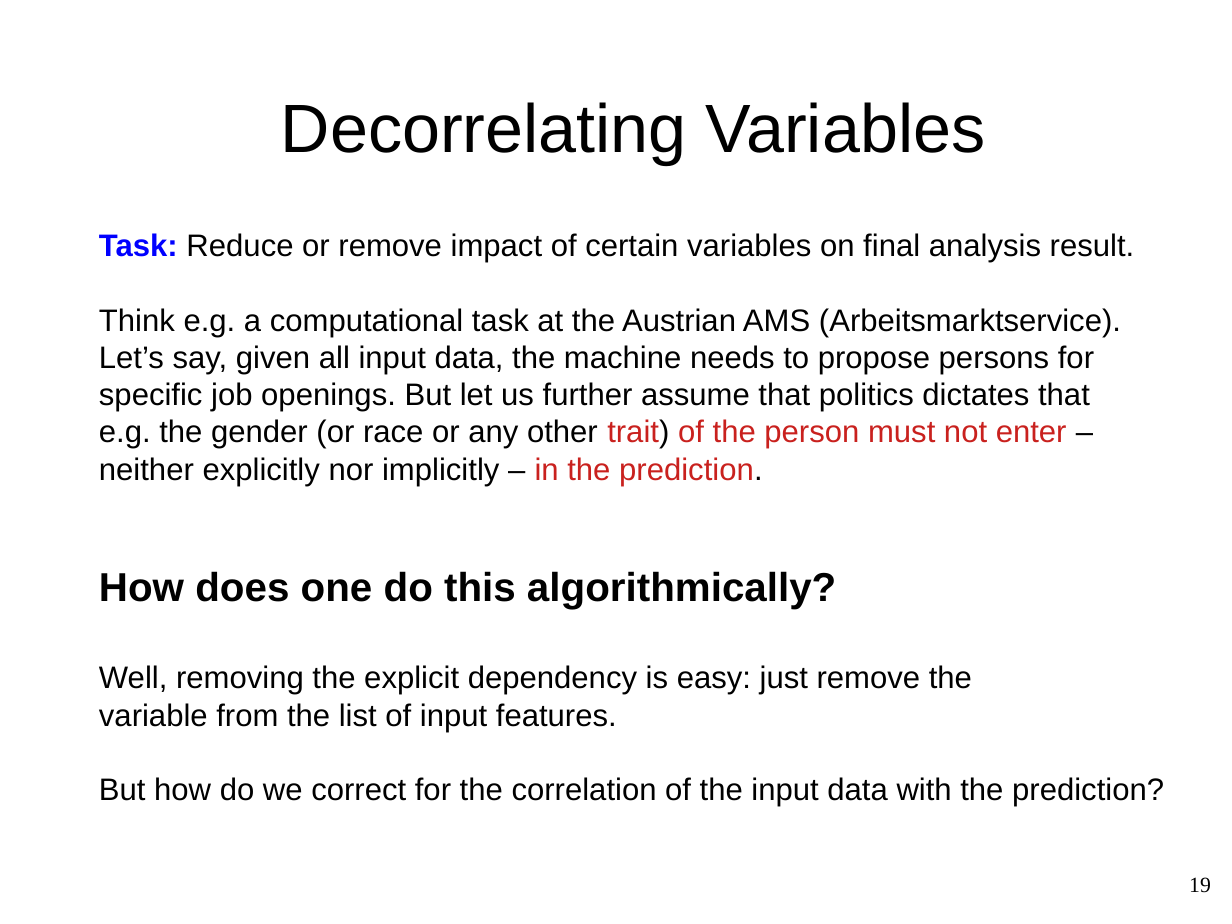
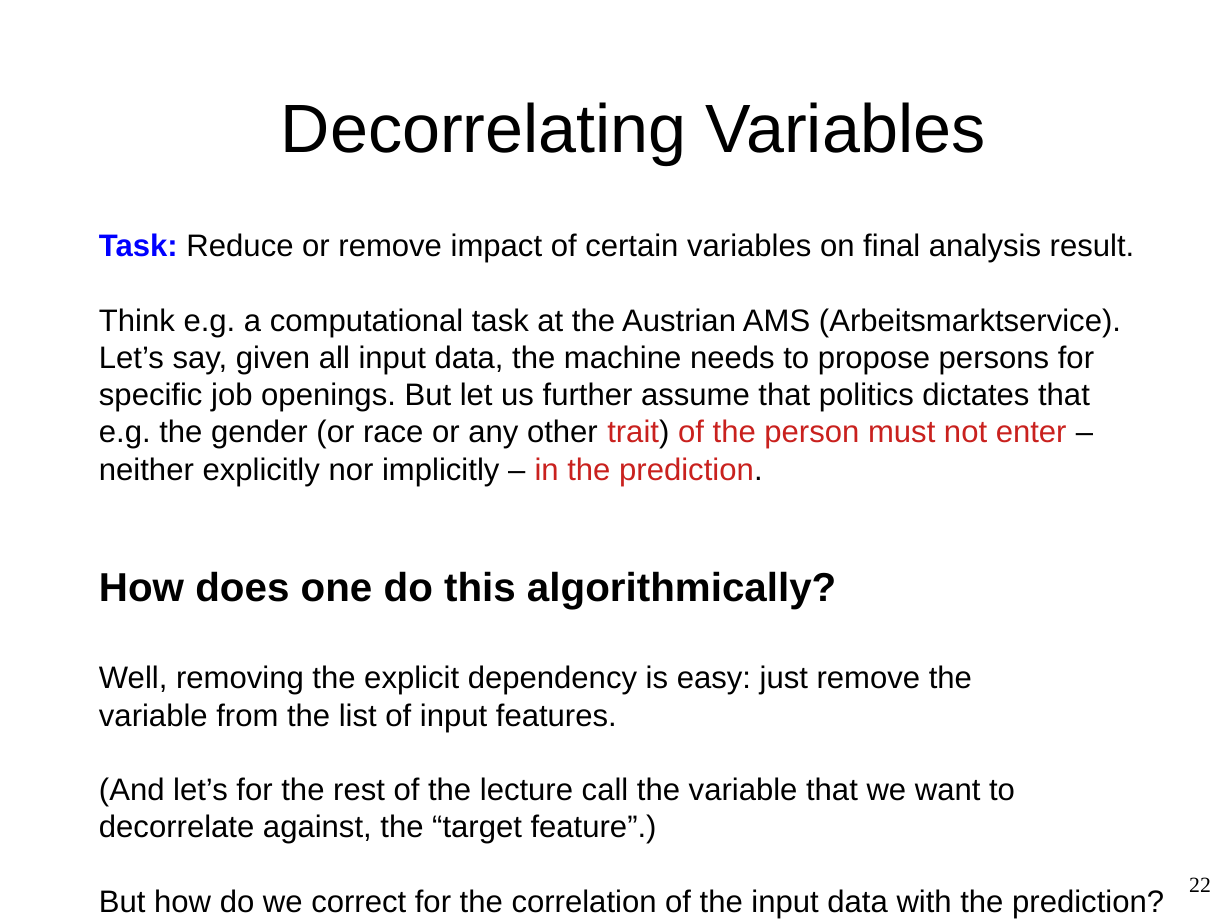
Before and after one commit to WolfgangWaltenberger/winterschool, a slide deck: slide 22 of systematics.odp (slide 19 before the commit). Drawn at 1232x924 pixels with LibreOffice and Linux fonts; fonts in the diff are those of the drawing. Boxes give left, top, right and bottom in pixels: in the first picture for what was removed or moved away, otherwise in the second. Text is boxed around its words. In the diff, an @@ line names an element or a change of style, - is before the commit and + after.

```diff
--- a/systematics.odp
+++ b/systematics.odp
@@ text at (99, 777, 1015, 844): paragraph added @@
+(And let’s for the rest of the lecture call the variable that we want to decorrelate against, the “target feature”.)
@@ page number at (1189, 877, 1211, 892): text changed @@
-19
+22
```
Also in this commit, not shown: 2 other slides changed, 7 slides added, 2 slides removed, 1 other file.
